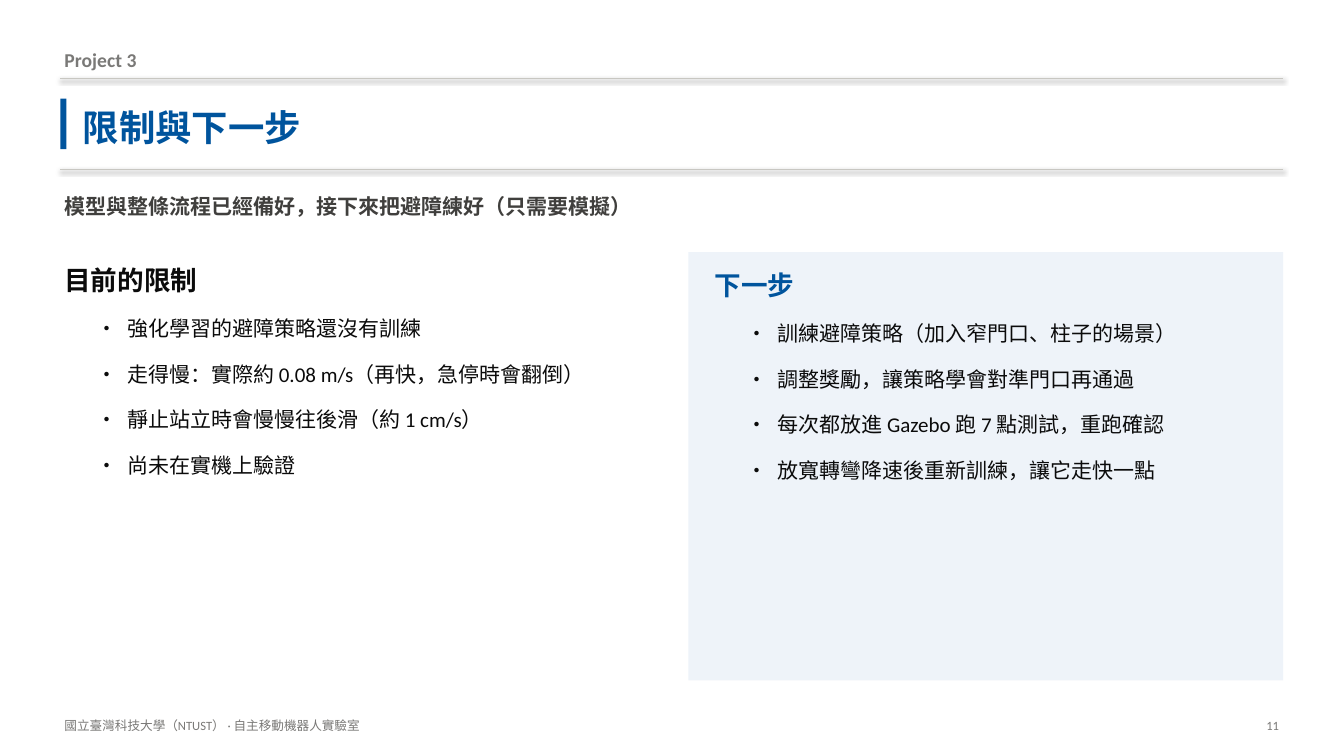
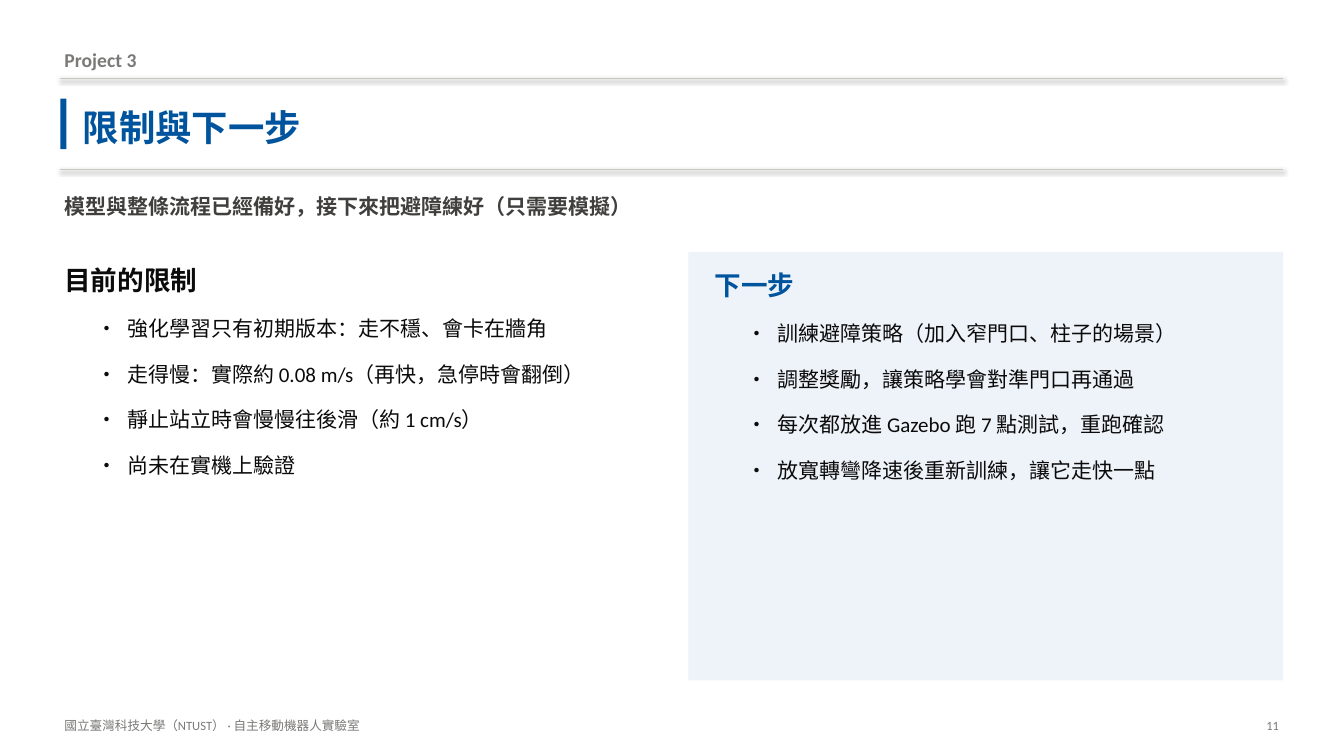
Before and after one commit to Anny1007/dogzilla-s1-sim, a slide deck: slide 11 of docs/DOGZILLA_專案簡報.pptx. Drawn at 1344x756 pixels with LibreOffice and Linux fonts; fonts in the diff are those of the drawing. Boxes give left, top, right and bottom in pixels: in the first picture for what was removed or moved away, otherwise in the second. Text is boxed around its words. In the diff, an @@ line names an element or a change of style, - is before the commit and + after.

```diff
--- a/docs/DOGZILLA_專案簡報.pptx
+++ b/docs/DOGZILLA_專案簡報.pptx
@@ text at (127, 318, 547, 338): text changed @@
-• 強化學習的避障策略還沒有訓練
+• 強化學習只有初期版本：走不穩、會卡在牆角
```
Also in this commit, not shown: 2 other slides changed, 18 other files.
